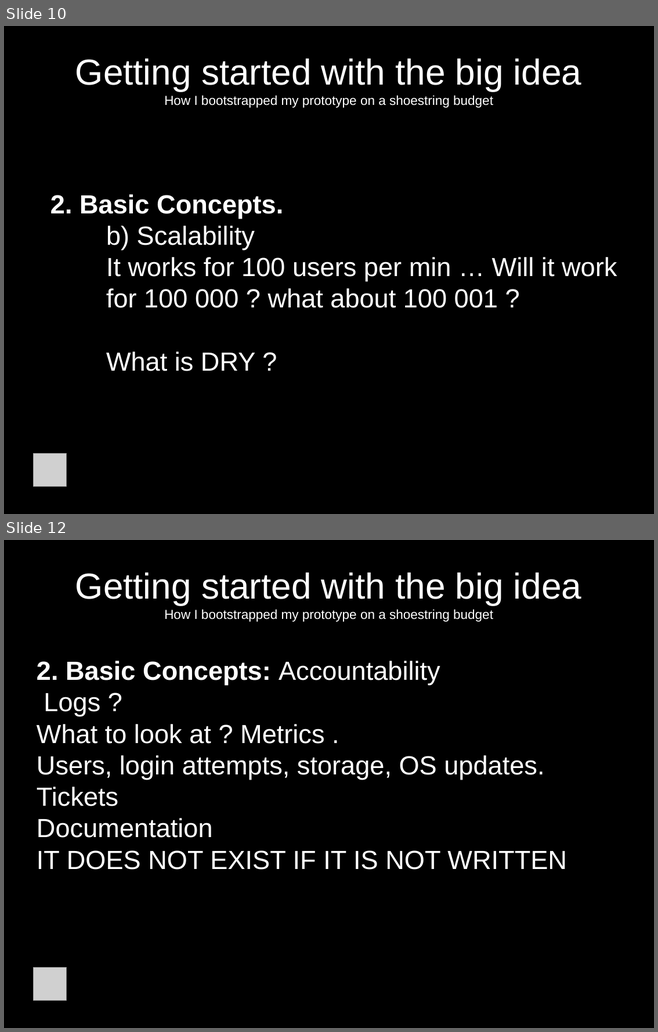
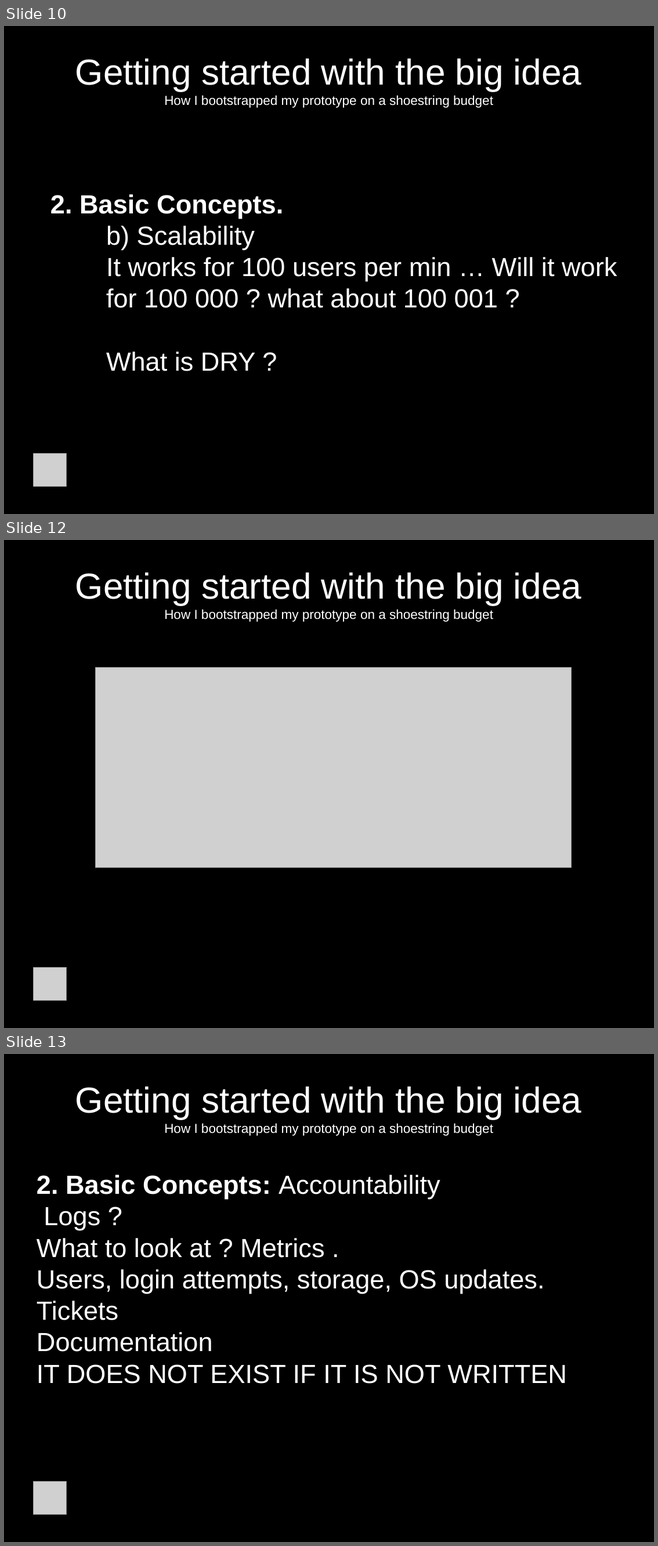
Before and after one commit to jcda/django-mvp-install-script, a slide deck: MVP-presentation-BD-Meetup.odp. Shown one above the other, each under a label of ours: slides 10 and 12 before the commit, slides 10, 12 and 13 after it; the slides between them are not shown. The pictures are 658x1032 and 658x1546 pixels, drawn with LibreOffice and Linux fonts; fonts in the diff are those of the drawing; grey boxes stand for pictures. Boxes give left, top, right and bottom in pixels: in the first picture for what was removed or moved away, otherwise in the second. Text is boxed around its words. In the diff, an @@ line names an element or a change of style, - is before the commit and + after.

```diff
--- a/MVP-presentation-BD-Meetup.odp
+++ b/MVP-presentation-BD-Meetup.odp
@@ slide 12 added at box(4, 540, 654, 1028), background #000000 @@
@@ title added at box(75, 572, 581, 622), 16 pt, text #FFFFFF @@
+Getting started with the big idea
+How I bootstrapped my prototype on a shoestring budget
@@ picture added at box(96, 668, 572, 867) @@
@@ picture added at box(34, 967, 67, 1000) @@
@@ what was slide 12 is now slide 13 @@
```
Also in this commit, not shown: 3 slides changed.
